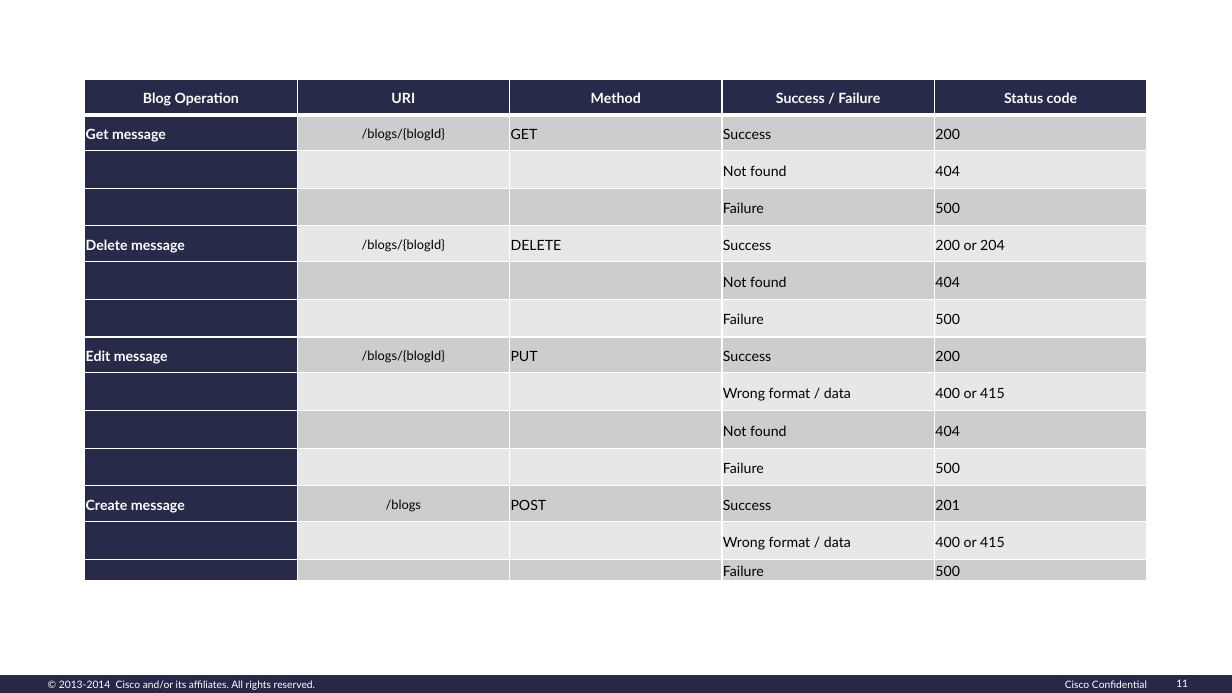
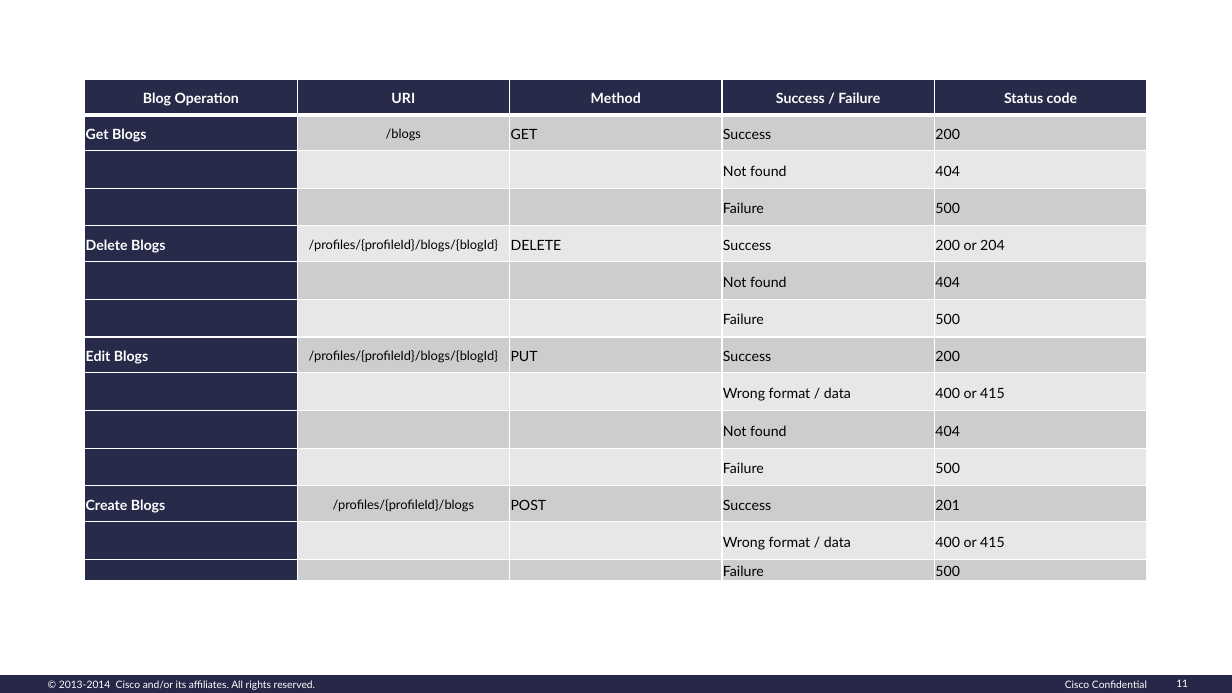
Before and after one commit to suprusty/blog, a slide deck: slide 11 of CMAD_CISCOBLOG.pptx. Drawn at 1232x693 pixels with LibreOffice and Linux fonts; fonts in the diff are those of the drawing. Boxes give left, top, right and bottom in pixels: in the first picture for what was removed or moved away, otherwise in the second. Text is boxed around its words. In the diff, an @@ line names an element or a change of style, - is before the commit and + after.

```diff
--- a/CMAD_CISCOBLOG.pptx
+++ b/CMAD_CISCOBLOG.pptx
@@ table at <box>85,79,1148,581</box> @@
-row 2, column 1: Get message
+row 2, column 1: Get Blogs
-row 2, column 2: /blogs/{blogId}
+row 2, column 2: /blogs
-row 5, column 1: Delete message
+row 5, column 1: Delete Blogs
-row 5, column 2: /blogs/{blogId}
+row 5, column 2: /profiles/{profileId}/blogs/{blogId}
-row 8, column 1: Edit message
+row 8, column 1: Edit Blogs
-row 8, column 2: /blogs/{blogId}
+row 8, column 2: /profiles/{profileId}/blogs/{blogId}
-row 12, column 1: Create message
+row 12, column 1: Create Blogs
-row 12, column 2: /blogs
+row 12, column 2: /profiles/{profileId}/blogs
```
Also in this commit, not shown: 7 other slides changed, 35 other files.
